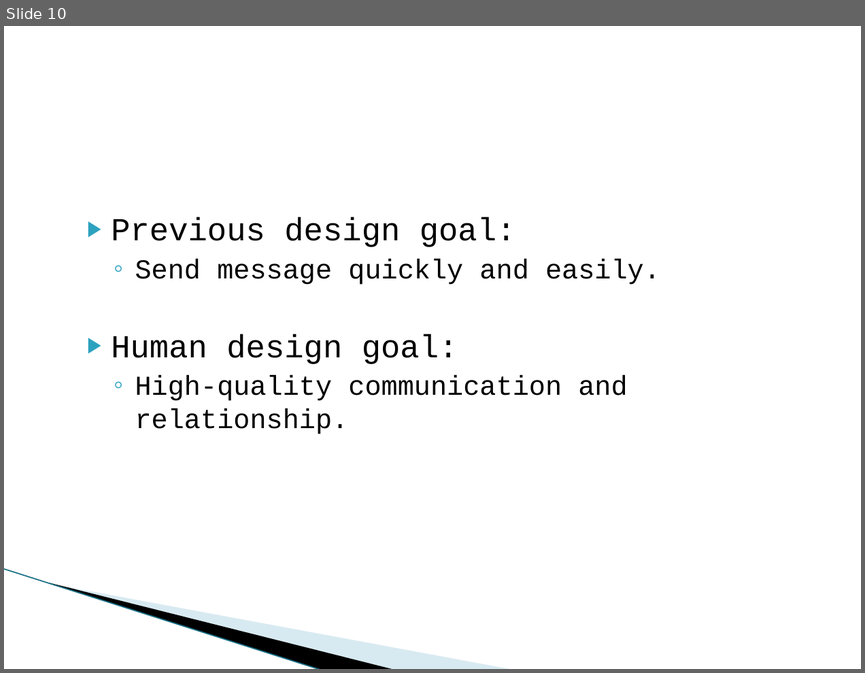
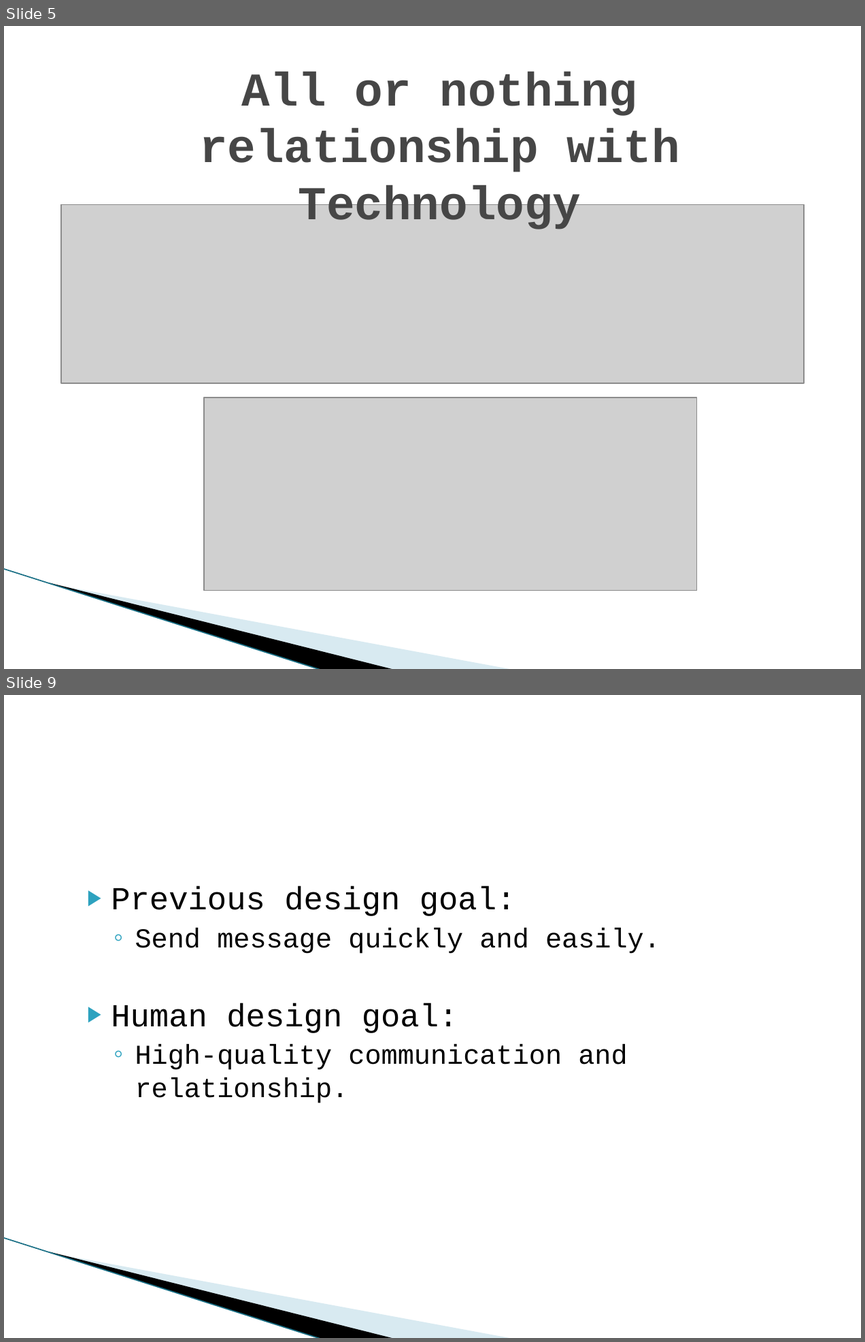
Before and after one commit to Tayyabt120/temp, a slide deck: How better tech could protect us from distraction.pptx. Shown one above the other, each under a label of ours: slide 10 before the commit, slides 5 and 9 after it; the slides between them are not shown. The pictures are 865x673 and 865x1342 pixels, drawn with LibreOffice and Linux fonts; fonts in the diff are those of the drawing; grey boxes stand for pictures; background and template pictures are left out. Boxes give left, top, right and bottom in pixels: in the first picture for what was removed or moved away, otherwise in the second. Text is boxed around its words. In the diff, an @@ line names an element or a change of style, - is before the commit and + after.

```diff
--- a/How better tech could protect us from distraction.pptx
+++ b/How better tech could protect us from distraction.pptx
@@ slide 5 added at <box>4,26,861,669</box>, background #FFFFFF; not listed: 3 template elements that a slide beside it also shows @@
@@ title added at <box>199,72,680,229</box>, 39.6 pt, text #464646, bold @@
+All or nothing relationship with Technology
@@ picture added at <box>61,204,804,382</box> @@
@@ picture added at <box>204,397,696,590</box> @@
@@ what was slide 10 is now slide 9 @@
```
Also in this commit, not shown: 3 slides changed, 6 other slides added, 8 slides removed.
